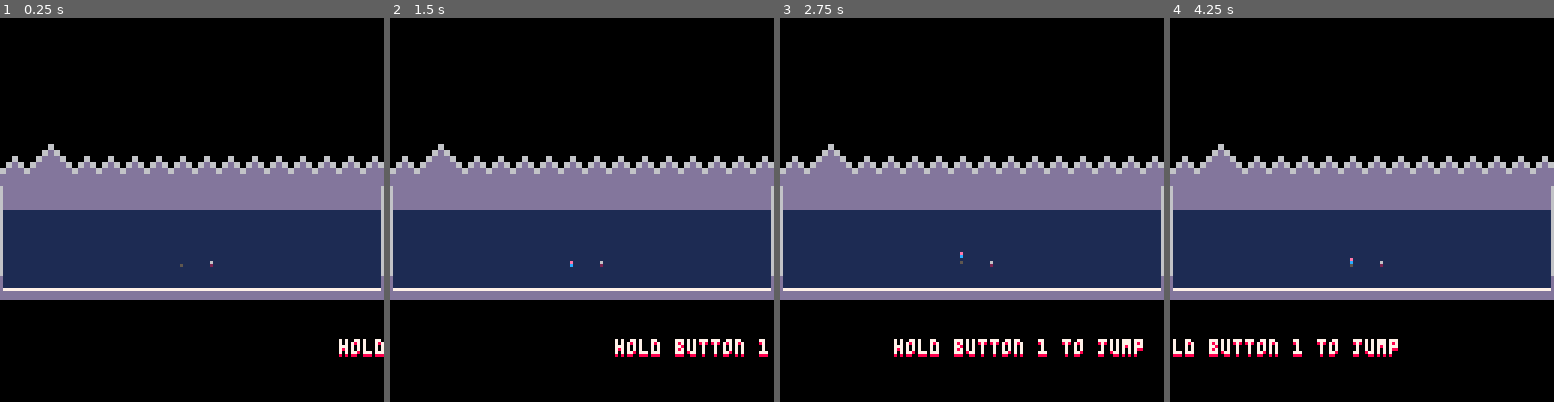
Above: before the commit, frames 1-4 (left to right).
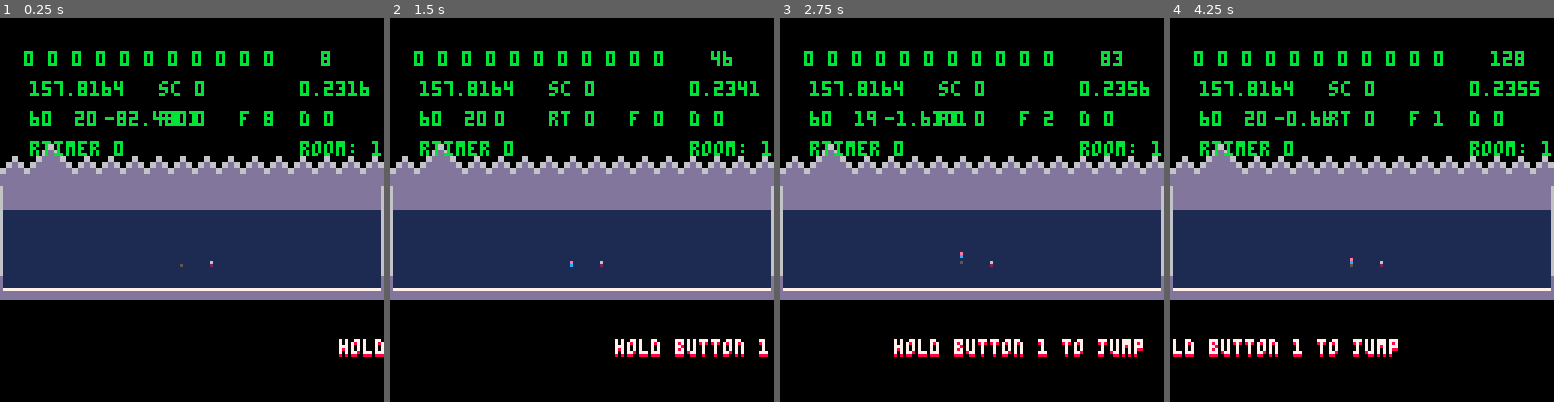
Above: after the commit, the same moments.

Repository: arnodick/tiny_parkour
Game: PICO-8 cartridge tinyp.p8
The game is run twice, just before and just after one commit, with the same random seed, the same clock (stepped at 60 frames per second) and the same inputs.
Inputs:
- Up to frame 1 (0.25 s): no input
- Up to frame 2 (1.5 s): tap X (X key) at 0.33, 1.07 s; tap O (Z key) at 0.7 s
- Up to frame 3 (2.75 s): tap O (Z key) at 1.7, 2.1, 2.5 s; tap X (X key) at 1.85 s; hold Up 2.15-2.42 s
- Up to frame 4 (4.25 s): tap O (Z key) every 0.4 s from 2.9 to 4.1 s; tap X (X key) at 2.97, 4.08 s; hold Down 3.63-3.97 s

The runs differ from the first frame. In frame 1, 3.6% of the frame differs, in the area x 6-100%, y 8-36%; in frame 2, 3.4%; in frame 3, 3.6%; in frame 4, 3.6%.

Commit message:
restart menu opt should be working fine

Diff:
--- a/tinyp.p8
+++ b/tinyp.p8
@@ -3,7 +3,7 @@
 __lua__
 --tiny parkour
 --by aslhey pringle
-debug=false
+debug=true
 doff=0
 function items_i(r)
 if r==2 then
@@ -411,7 +411,7 @@
 	b.eh=0.01
 	b.t=timer
 	b.ti=120
-	b.tk=300
+	b.tk=360
 	b.text_c=1
 	b.dial={}
 	b.dial[1]="try again, mortal"
@@ -657,9 +657,9 @@
 	end
 end
 
-function changeroom()
+function changeroom(ro)
 		rtimer=0
-		room+=1
+		room=ro
 		if room>#rooms then room=#rooms end
 		local r=rooms[room]
 --		for b=0,127 do for a=0,63 do mset(a,b,0) end end
@@ -761,9 +761,9 @@
 	if btnp(2) then m.sel-=1 end
 	if btnp(3) then m.sel+=1 end
 	m.sel=m.sel%3
+	local r=rooms[room]
 	if btnp(4) then
-		if m.sel==0 then
-			local r=rooms[room]
+		if m.sel==0 then--continue
 			makeplayer(r.px,r.py,10,1,14-flr(rnd(2))*10,3+flr(rnd(2))*9,ps) --0.5
 			sfx(12,-1)
 			for a=1,40 do makepart(player[1].x,player[1].y-mget(player[1].x,player[1].y),1,1,flr(rnd(6))) end
@@ -781,8 +781,14 @@
 	 	doprogress(score,false)
 	 	for k,v in pairs(menus) do menus[k]=nil end
 	 end
-	 if m.sel==1 then
-	 	--restart
+	 if m.sel==1 then--restart
+	 	score=0 route=0 timer=0
+	 	r.px=17 r.py=1
+	 	changeroom(2)
+--	 	sfx(12,-1)
+--			makeplayer(r.px,r.py,10,1,14-flr(rnd(2))*10,3+flr(rnd(2))*9,ps) --0.5
+--			for a=1,40 do makepart(r.px,r.py-4,1,1,flr(rnd(6))) end
+			for k,v in pairs(menus) do menus[k]=nil end
 	 end
 	 if m.sel==2 then
 	 	--quit
@@ -1071,7 +1077,7 @@
 		end
 		if rtimer!=0 then
 			if timer-rtimer==60 then
-				changeroom()
+				changeroom(room+1)
 			end
 		end
 	end
